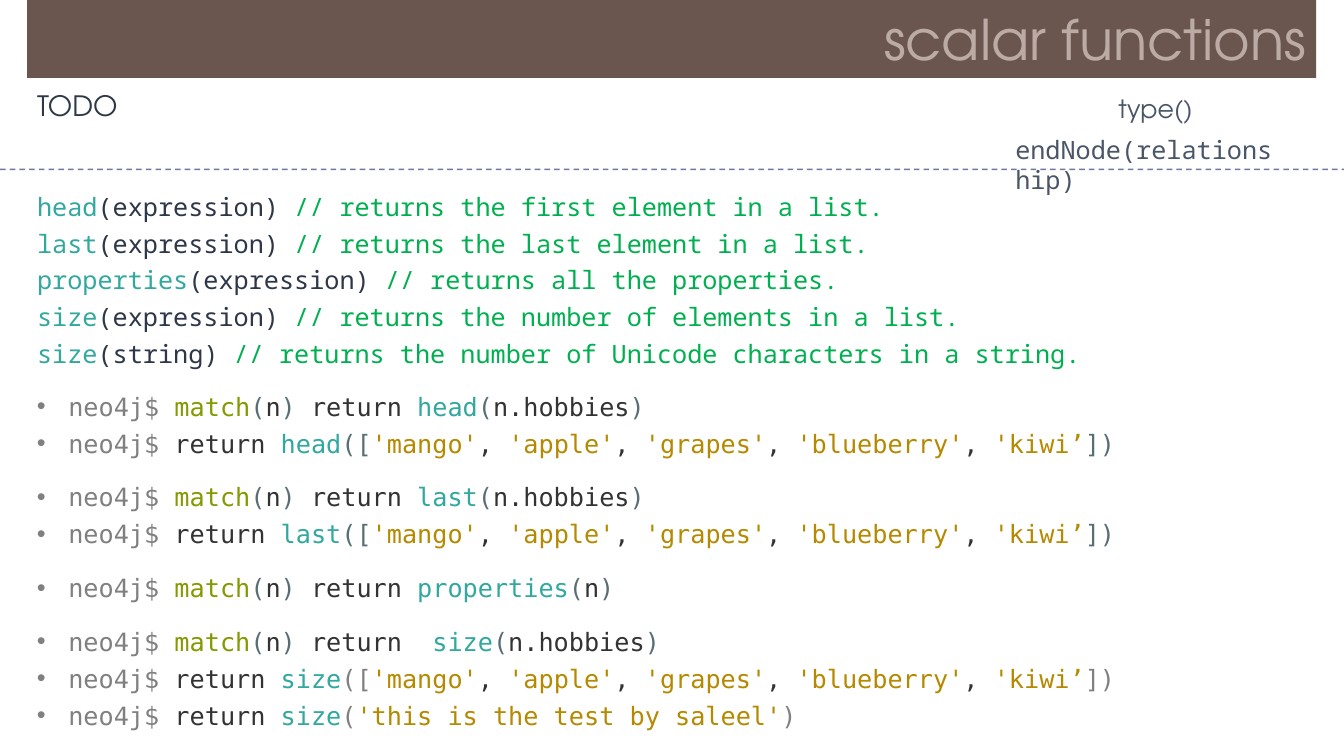
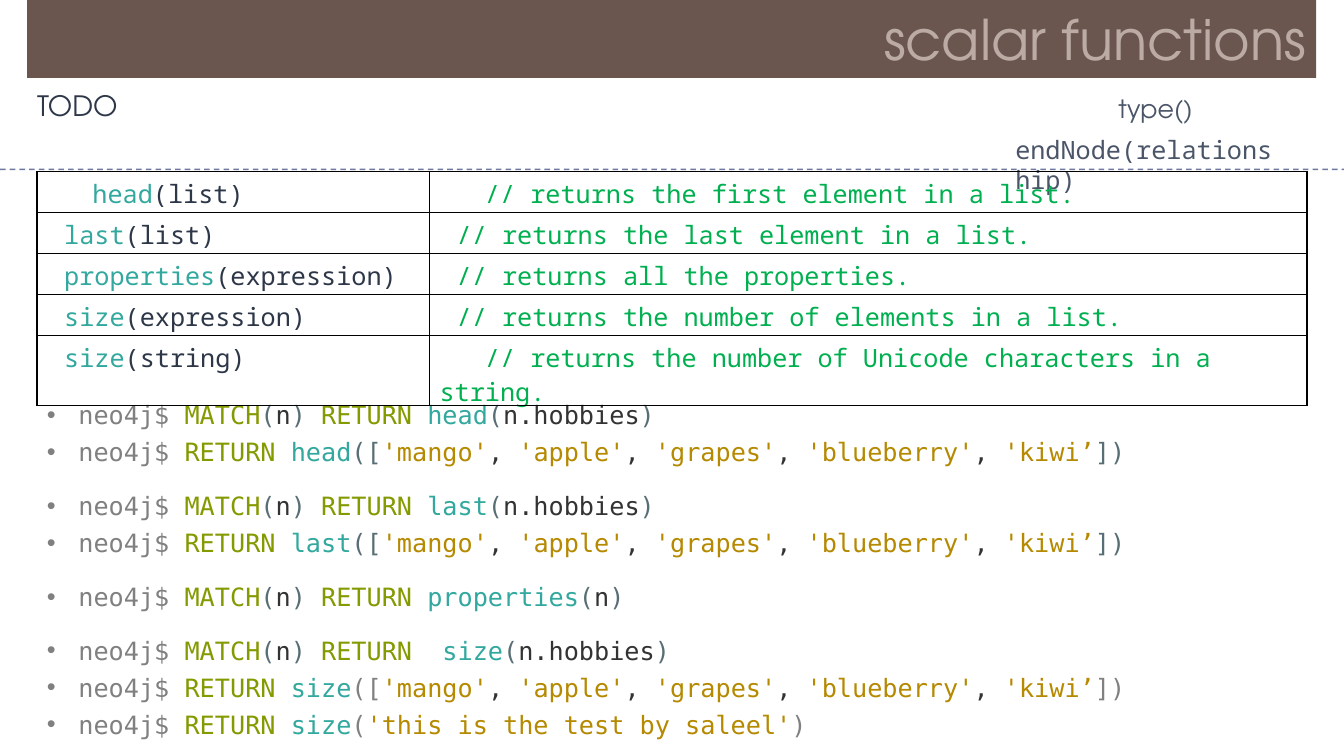
Before and after one commit to Saleel-Bagde/PPT-s, a slide deck: slide 21 of Neo4j.pptx. Drawn at 1344x756 pixels with LibreOffice and Linux fonts; fonts in the diff are those of the drawing. Boxes give left, top, right and bottom in pixels: in the first picture for what was removed or moved away, otherwise in the second. Text is boxed around its words. In the diff, an @@ line names an element or a change of style, - is before the commit and + after.

```diff
--- a/Neo4j.pptx
+++ b/Neo4j.pptx
@@ table added at <box>37,171,1308,411</box>, 5 rows, 2 columns @@
+head(list) | // returns the first element in a list.
+last(list) | // returns the last element in a list.
+properties(expression) | // returns all the properties.
+size(expression) | // returns the number of elements in a list.
+size(string) | // returns the number of Unicode characters in a string.
@@ text removed at <box>37,196,1081,369</box> @@
-head(expression) // returns the first element in a list.
-last(expression) // returns the last element in a list.
-properties(expression) // returns all the properties.
-size(expression) // returns the number of elements in a list.
-size(string) // returns the number of Unicode characters in a string.
@@ text at <box>78,404,1125,740</box>: text changed @@
-• neo4j$ match(n) return head(n.hobbies)
-• neo4j$ return head(['mango', 'apple', 'grapes', 'blueberry', 'kiwi’])
-• neo4j$ match(n) return last(n.hobbies)
-• neo4j$ return last(['mango', 'apple', 'grapes', 'blueberry', 'kiwi’])
-• neo4j$ match(n) return properties(n)
-• neo4j$ match(n) return size(n.hobbies)
-• neo4j$ return size(['mango', 'apple', 'grapes', 'blueberry', 'kiwi’])
-• neo4j$ return size('this is the test by saleel')
+• neo4j$ MATCH(n) RETURN head(n.hobbies)
+• neo4j$ RETURN head(['mango', 'apple', 'grapes', 'blueberry', 'kiwi’])
+• neo4j$ MATCH(n) RETURN last(n.hobbies)
+• neo4j$ RETURN last(['mango', 'apple', 'grapes', 'blueberry', 'kiwi’])
+• neo4j$ MATCH(n) RETURN properties(n)
+• neo4j$ MATCH(n) RETURN size(n.hobbies)
+• neo4j$ RETURN size(['mango', 'apple', 'grapes', 'blueberry', 'kiwi’])
+• neo4j$ RETURN size('this is the test by saleel')
```
Also in this commit, not shown: 30 other slides changed.
